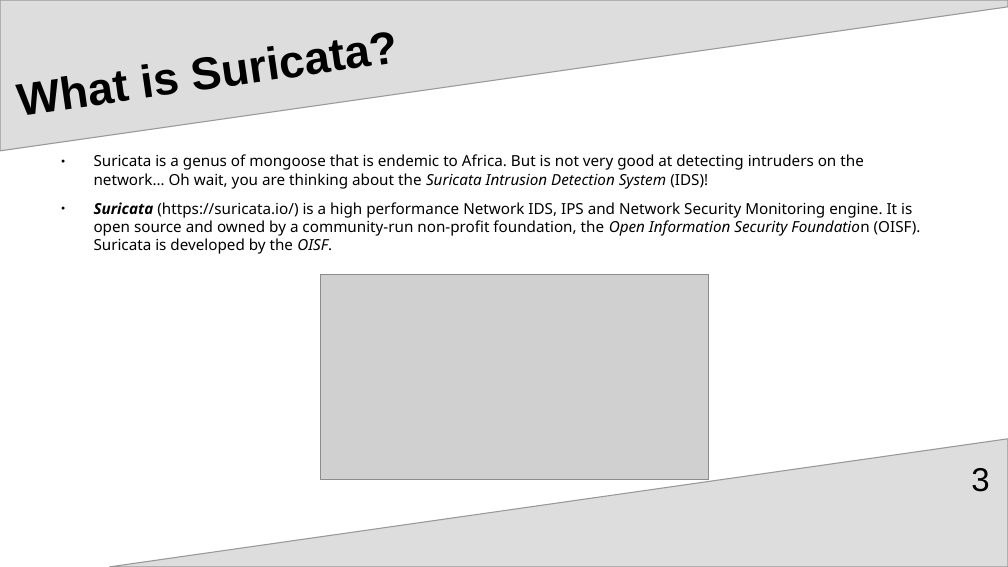
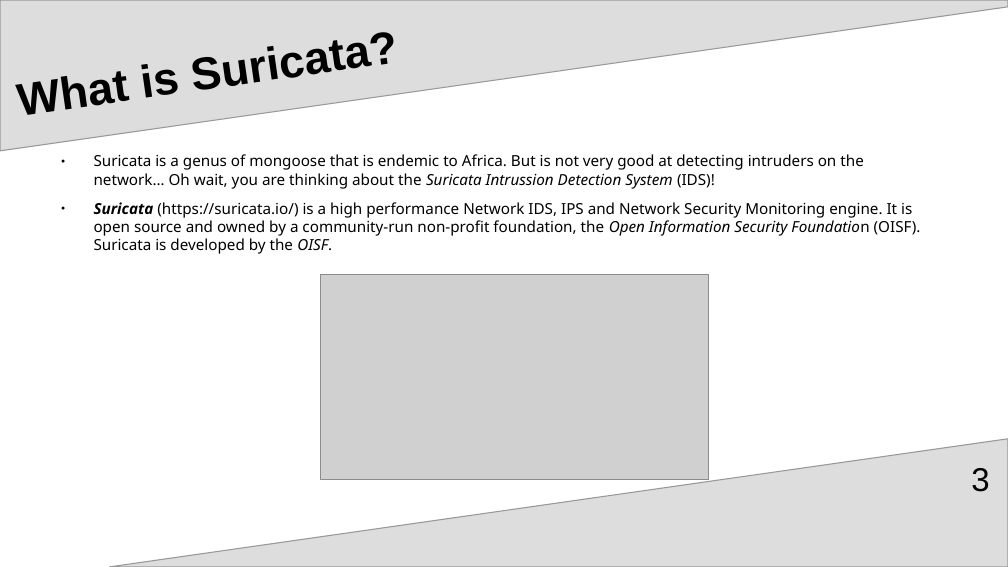
Before and after one commit to josevnz/SuricataLog, a slide deck: slide 3 of pre_SuriCon_2024/SuricataLog.odp. Drawn at 1008x567 pixels with LibreOffice and Linux fonts; fonts in the diff are those of the drawing; grey boxes stand for pictures. Boxes give left, top, right and bottom in pixels: in the first picture for what was removed or moved away, otherwise in the second. Text is boxed around its words. In the diff, an @@ line names an element or a change of style, - is before the commit and + after.

```diff
--- a/pre_SuriCon_2024/SuricataLog.odp
+++ b/pre_SuriCon_2024/SuricataLog.odp
@@ text at bbox=[94, 154, 863, 189]: text changed @@
-● Suricata is a genus of mongoose that is endemic to Africa. But is not very good at detecting intruders on the network… Oh wait, you are thinking about the Suricata Intrusion Detection System (IDS)!
+● Suricata is a genus of mongoose that is endemic to Africa. But is not very good at detecting intruders on the network… Oh wait, you are thinking about the Suricata Intrussion Detection System (IDS)!
```
Also in this commit, not shown: 5 other slides changed, 1 slide removed.
